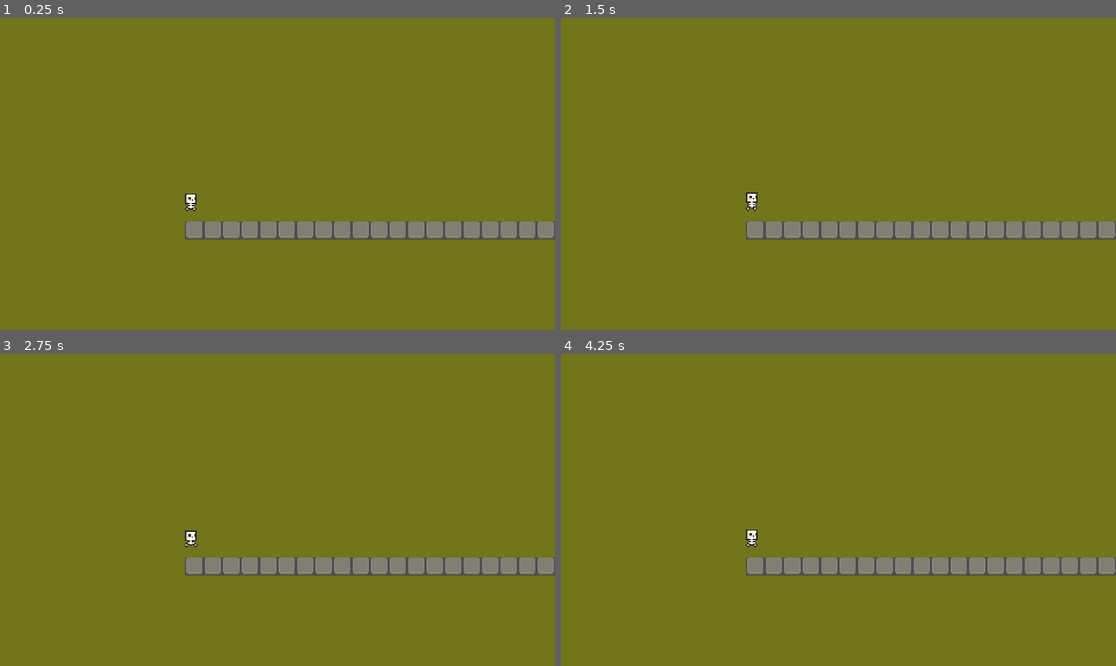
Above: before the commit, frames 1-4 (two rows, left to right).
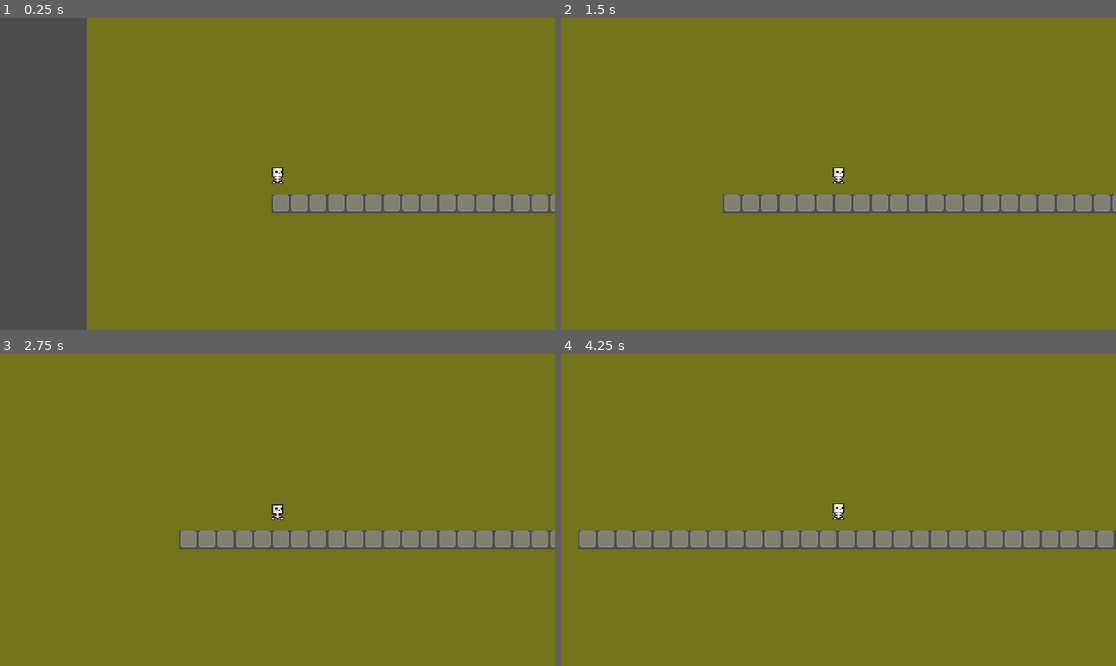
Above: after the commit, the same moments.

Repository: damianhaq/game2
Game: Godot game, scene res://scenes/game.tscn
Same seed, same stepped clock (60 frames per second), same inputs: the game is played once before the commit and once after it.
Inputs:
- Up to frame 1 (0.25 s): no input
- Up to frame 2 (1.5 s): tap Enter (ui_accept) at 0.5, 0.6, 0.77, 1.07, 1.35 s; hold D (right) from 0.53 s (still down)
- Up to frame 3 (2.75 s): tap Enter (ui_accept) at 1.52, 1.82, 2.1 s; release D (right) at 2.03 s; hold A (left) from 2.03 s (still down)
- Up to frame 4 (4.25 s): release A (left) at 2.78 s; hold D (right) from 2.78 s (still down); tap Enter (ui_accept) at 2.85, 3.02, 3.32, 3.6, 3.77, 4.07 s

The runs differ from the first frame. In frame 1, 23% of the frame differs, in the area x 0-100%, y 0-100%; in frame 2, 8.2%; in frame 3, 8.0%; in frame 4, 9.8%.

Commit message:
movement player wsad

Diff:
--- /dev/null
+++ b/scenes/player.gd
@@ -0,0 +1,20 @@
+extends CharacterBody2D
+
+const SPEED = 100
+
+func _physics_process(delta: float) -> void:
+	# Handle jump.
+	#if Input.is_action_just_pressed("ui_accept") and is_on_floor():
+		#velocity.y = JUMP_VELOCITY
+
+	var input_vector = Vector2.ZERO
+	input_vector.x = Input.get_axis("left", "right")
+	input_vector.y = Input.get_axis("up", "down")
+	input_vector = input_vector.normalized()
+
+	if input_vector:
+		velocity = input_vector * SPEED
+	else:
+		velocity = input_vector
+
+	move_and_slide()
--- a/scenes/player.tscn
+++ b/scenes/player.tscn
@@ -1,6 +1,7 @@
-[gd_scene load_steps=8 format=3 uid="uid://dj15xwwo0m3e8"]
+[gd_scene load_steps=9 format=3 uid="uid://dj15xwwo0m3e8"]
 
 [ext_resource type="Texture2D" uid="uid://dgda7ifsvpfxk" path="res://assets/BigSpritev7.png" id="1_4brmk"]
+[ext_resource type="Script" path="res://scenes/player.gd" id="1_e6v1f"]
 
 [sub_resource type="CapsuleShape2D" id="CapsuleShape2D_spxb5"]
 radius = 5.0
@@ -43,6 +44,8 @@
 }]
 
 [node name="Player" type="CharacterBody2D"]
+motion_mode = 1
+script = ExtResource("1_e6v1f")
 
 [node name="CollisionShape2D" type="CollisionShape2D" parent="."]
 shape = SubResource("CapsuleShape2D_spxb5")
@@ -52,4 +55,6 @@
 sprite_frames = SubResource("SpriteFrames_sc257")
 animation = &"idle"
 autoplay = "idle"
-frame_progress = 0.720645
+frame_progress = 0.474189
+
+[node name="Camera2D" type="Camera2D" parent="."]
